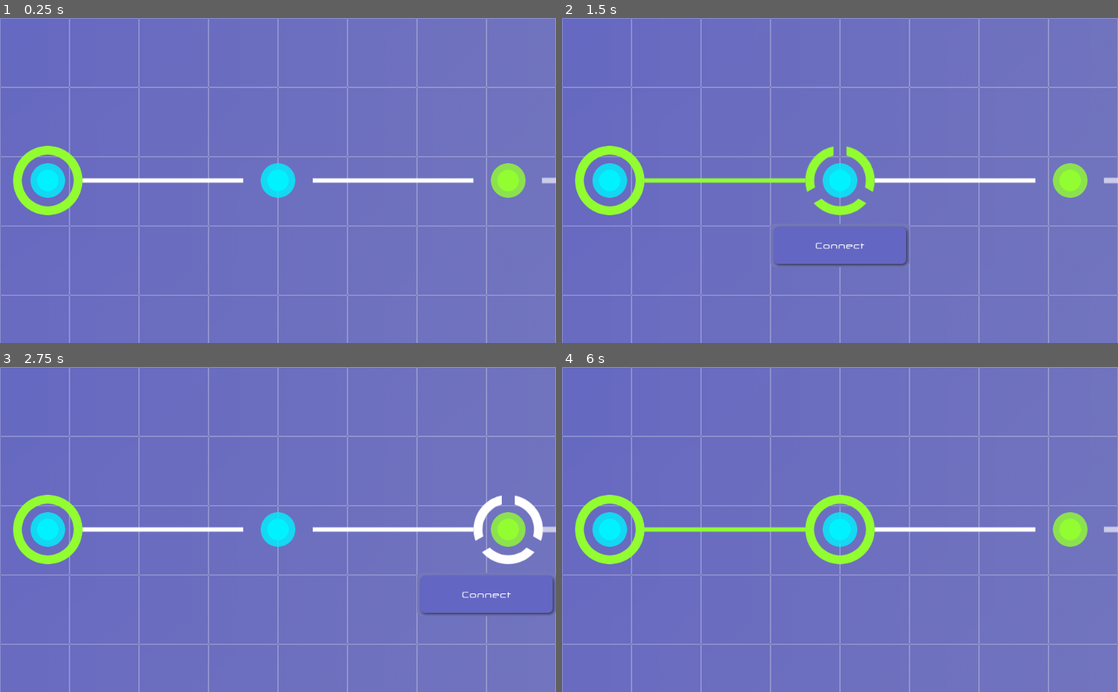
Above: before the commit, frames 1-4 (two rows, left to right).
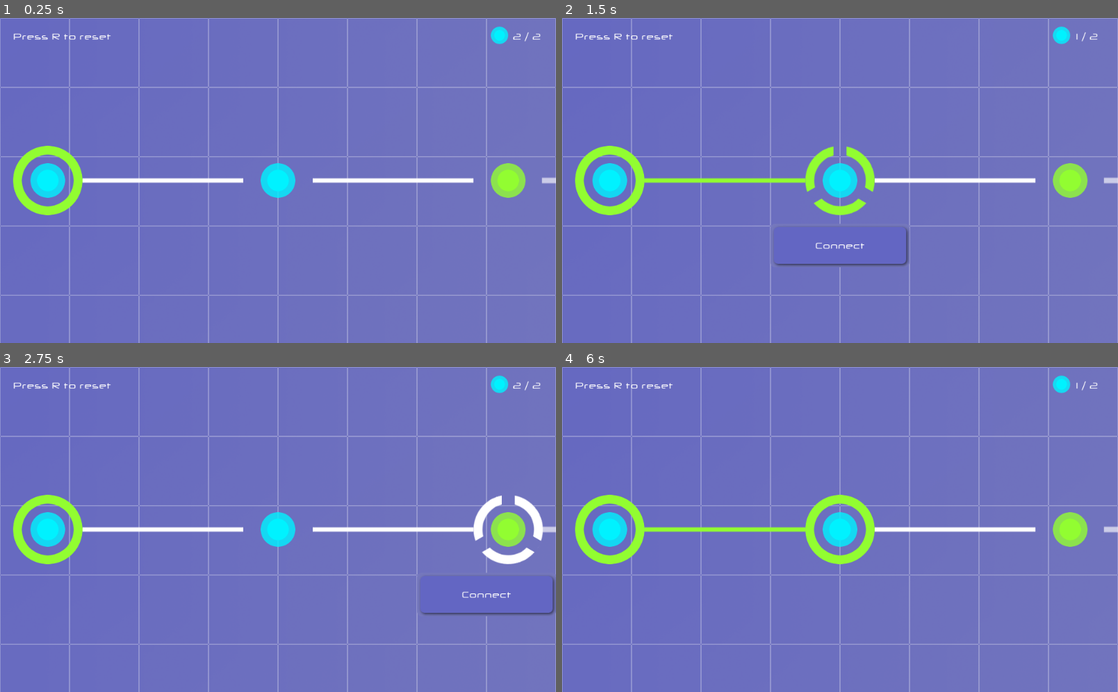
Above: after the commit, the same moments.

Repository: Maaack/Node-Traversal
Game: Godot game, scene res://Scenes/Main.tscn
Same seed, same stepped clock (60 frames per second), same inputs: the game is played once before the commit and once after it.
Inputs (mouse positions are in pixels of both pictures, inside the frame that each line leads up to):
- Up to frame 1 (0.25 s): no input
- Up to frame 2 (1.5 s): tap R (game_reset_action) at 0.5, 1.25 s; move the mouse to (612, 180) at 0.52 s; press the mouse at (612, 180) at 0.53 s; move the mouse to (840, 180) at 1.27 s; release the mouse at (840, 180) at 1.28 s; click (840, 180) at 1.35 s
- Up to frame 3 (2.75 s): tap R (game_reset_action) at 2 s; move the mouse to (505, 529) at 2.02 s; press the mouse at (505, 529) at 2.03 s
- Up to frame 4 (6 s): tap R (game_reset_action) at 2.75, 3.5, 4.25 s; move the mouse to (812, 594) at 2.77 s; release the mouse at (812, 594) at 2.78 s; click (812, 594) at 2.85 s; move the mouse to (1006, 578) at 3.52 s; press the mouse at (1006, 578) at 3.53 s; move the mouse to (673, 480) at 4.27 s; release the mouse at (673, 480) at 4.28 s; click (673, 480) at 4.35 s; move the mouse to (867, 529) at 5.02 s; press the mouse at (867, 529) at 5.03 s; move the mouse to (756, 448) at 5.77 s; release the mouse at (756, 448) at 5.78 s; click (756, 448) at 5.85 s

The runs differ from the first frame. In frame 1, 0.3% of the frame differs, in the area x 2-98%, y 2-9%; in frame 2, 0.3%; in frame 3, 0.3%; in frame 4, 0.3%.

Commit message:
INIT-01: Unlock counter on every level.

Diff:
--- a/Scenes/GameLayer/IntrusionLevels/IntrusionLevel.gd
+++ b/Scenes/GameLayer/IntrusionLevels/IntrusionLevel.gd
@@ -1,3 +1,4 @@
+tool
 extends Node2D
 
 
@@ -7,15 +8,18 @@
 
 onready var camera_node = $Camera2D
 onready var destination_path_node = $DestinationPath
+onready var unlocks_count_node = $ToolsNode/BasicUnlocks/UnlocksCount
 
 export(Vector2) var action_box_position_offset = Vector2(0, 120)
 export(Vector2) var action_box_margin = Vector2(128, 48)
+export(int) var starting_unlocks : int = 2 setget set_starting_unlocks
 
 var action_box_scene = preload("res://Scenes/GameLayer/UIBox/ActionBox/ActionBoxNode.tscn")
 var player_character = preload("res://Scenes/GameLayer/Character/PlayerCharacter.tres")
+var ignore_input : bool = false
 var node_action_box_map = {}
 var highlighted_node
-var ignore_input : bool = false
+var current_unlocks
 
 func _ready():
 	for level_child in get_children():
@@ -28,6 +32,7 @@
 			level_child.connect("mouse_exited", self, "_on_IntrusionNode_mouse_exited")
 			if level_child.is_in_group('DESTINATION'):
 				level_child.connect("destination_reached", self, "_on_DestinationNode_destination_reached")
+	_reset_level()
 
 func _unhandled_input(event):
 	if ignore_input:
@@ -39,7 +44,11 @@
 		if not is_instance_valid(highlighted_node):
 			return
 		if highlighted_node is IntrusionNode:
-			highlighted_node.connect_character(player_character)
+			if current_unlocks > 0:
+				var connected = highlighted_node.connect_character(player_character)
+				if connected:
+					current_unlocks -= 1
+					_update_tool_counts()
 	elif event.is_action_pressed("game_reset_action"):
 		_reset_level()
 
@@ -70,6 +79,17 @@
 			continue
 		if level_child is IntrusionNode:
 			level_child.occupying_character = null
+	current_unlocks = starting_unlocks
+	_update_tool_counts()
+
+func _update_tool_counts():
+	if is_instance_valid(unlocks_count_node):
+		unlocks_count_node.text = "%d / %d" % [current_unlocks, starting_unlocks]
+
+func set_starting_unlocks(value:int):
+	starting_unlocks = value
+	if starting_unlocks != null:
+		_update_tool_counts()
 
 func game_input(event):
 	_handle_input_event(event)
--- a/Scenes/GameLayer/IntrusionLevels/Level_0_0.tscn
+++ b/Scenes/GameLayer/IntrusionLevels/Level_0_0.tscn
@@ -6,15 +6,15 @@
 [ext_resource path="res://Scenes/GameLayer/IntrusionNode/DestinationNode/DestinationNode.tscn" type="PackedScene" id=4]
 [ext_resource path="res://Scenes/GameLayer/IntrusionLevels/IntrusionLevel.gd" type="Script" id=5]
 [ext_resource path="res://Scenes/GameLayer/BasicPath/BasicPath.tscn" type="PackedScene" id=6]
+[ext_resource path="res://Scenes/Themes/StandardFontTheme.tres" type="Theme" id=7]
+[ext_resource path="res://Assets/Originals/NodeCircle.png" type="Texture" id=8]
 
 [node name="Level_0_0" type="Node2D" groups=[
 "LEVEL",
 ]]
 script = ExtResource( 5 )
 
-[node name="StartingNode" parent="." groups=[
-"START",
-] instance=ExtResource( 2 )]
+[node name="StartingNode" parent="." instance=ExtResource( 2 )]
 position = Vector2( 88, 300 )
 
 [node name="OpenNode" parent="." instance=ExtResource( 1 )]
@@ -41,3 +41,45 @@
 [node name="Camera2D" type="Camera2D" parent="."]
 anchor_mode = 0
 current = true
+
+[node name="InstructionsNode" type="Node2D" parent="."]
+position = Vector2( 24, 24 )
+__meta__ = {
+"_edit_group_": true
+}
+
+[node name="ResetInstructions" type="Label" parent="InstructionsNode"]
+margin_right = 181.0
+margin_bottom = 20.0
+theme = ExtResource( 7 )
+text = "Press R to reset"
+__meta__ = {
+"_edit_use_anchors_": false
+}
+
+[node name="ToolsNode" type="Node2D" parent="."]
+position = Vector2( 1000, 24 )
+__meta__ = {
+"_edit_lock_": true
+}
+
+[node name="BasicUnlocks" type="Node2D" parent="ToolsNode"]
+position = Vector2( -80, 8 )
+
+[node name="Sprite" type="Sprite" parent="ToolsNode/BasicUnlocks"]
+modulate = Color( 0, 0.952941, 1, 1 )
+scale = Vector2( 0.5, 0.5 )
+texture = ExtResource( 8 )
+
+[node name="UnlocksCount" type="Label" parent="ToolsNode/BasicUnlocks"]
+margin_left = 24.0
+margin_top = -8.0
+margin_right = 70.0
+margin_bottom = 12.0
+theme = ExtResource( 7 )
+text = "2 / 2"
+align = 1
+valign = 1
+__meta__ = {
+"_edit_use_anchors_": false
+}
--- a/Scenes/GameLayer/IntrusionLevels/Level_0_1.tscn
+++ b/Scenes/GameLayer/IntrusionLevels/Level_0_1.tscn
@@ -5,6 +5,7 @@
 [ext_resource path="res://Scenes/GameLayer/IntrusionLevels/Level_0_0.tscn" type="PackedScene" id=3]
 
 [node name="Level_0_1" instance=ExtResource( 3 )]
+starting_unlocks = 3
 
 [node name="OpenNode" parent="." index="1"]
 position = Vector2( 512, 480 )
@@ -23,3 +24,6 @@
 position = Vector2( 724, 210 )
 target_a_path = NodePath("../OpenNode2")
 target_b_path = NodePath("../DestinationNode")
+
+[node name="UnlocksCount" parent="ToolsNode/BasicUnlocks" index="1"]
+text = "3 / 3"
--- a/Scenes/GameLayer/IntrusionLevels/Level_0_3.tscn
+++ b/Scenes/GameLayer/IntrusionLevels/Level_0_3.tscn
@@ -1,9 +1,20 @@
-[gd_scene load_steps=3 format=2]
+[gd_scene load_steps=4 format=2]
 
 [ext_resource path="res://Scenes/GameLayer/IntrusionLevels/Level_0_2.tscn" type="PackedScene" id=1]
 [ext_resource path="res://Scenes/GameLayer/IntrusionPath/IntrusionPath.tscn" type="PackedScene" id=2]
+[ext_resource path="res://Scenes/GameLayer/IntrusionLevels/IntrusionLevel.gd" type="Script" id=3]
 
-[node name="Level_0_3" instance=ExtResource( 1 )]
+[node name="Level_0_3" groups=[
+"LEVEL",
+] instance=ExtResource( 1 )]
+script = ExtResource( 3 )
+
+[node name="IntrusionPath2" parent="." index="6"]
+target_a_path = NodePath("../StartingNode")
+target_b_path = NodePath("../OpenNode")
+
+[node name="IntrusionPath" parent="." index="7"]
+target_a_path = NodePath("../OpenNode")
 
 [node name="IntrusionPath3" parent="." index="8"]
 position = Vector2( 512, 300 )
--- a/Scenes/GameLayer/IntrusionLevels/Level_0_4.tscn
+++ b/Scenes/GameLayer/IntrusionLevels/Level_0_4.tscn
@@ -5,9 +5,13 @@
 [ext_resource path="res://Scenes/GameLayer/IntrusionPath/IntrusionPath.tscn" type="PackedScene" id=3]
 
 [node name="Level_0_4" instance=ExtResource( 1 )]
+starting_unlocks = 4
 
 [node name="OpenNode5" parent="." index="5" instance=ExtResource( 2 )]
 position = Vector2( 512, 300 )
+
+[node name="IntrusionPath" parent="." index="8"]
+target_b_path = NodePath("../OpenNode2")
 
 [node name="IntrusionPath3" parent="." index="9"]
 position = Vector2( 512, 136 )
@@ -27,3 +31,6 @@
 position = Vector2( 724, 300 )
 target_a_path = NodePath("../OpenNode5")
 target_b_path = NodePath("../DestinationNode")
+
+[node name="UnlocksCount" parent="ToolsNode/BasicUnlocks" index="1"]
+text = "4 / 4"
--- a/Scenes/GameLayer/IntrusionLevels/Level_0_5.tscn
+++ b/Scenes/GameLayer/IntrusionLevels/Level_0_5.tscn
@@ -1,9 +1,11 @@
-[gd_scene load_steps=3 format=2]
+[gd_scene load_steps=4 format=2]
 
 [ext_resource path="res://Scenes/GameLayer/IntrusionLevels/Level_0_4.tscn" type="PackedScene" id=1]
 [ext_resource path="res://Scenes/GameLayer/IntrusionPath/IntrusionPath.tscn" type="PackedScene" id=2]
+[ext_resource path="res://Scenes/Themes/StandardFontTheme.tres" type="Theme" id=3]
 
 [node name="Level_0_5" instance=ExtResource( 1 )]
+starting_unlocks = 3
 
 [node name="IntrusionPath2" parent="." index="7"]
 position = Vector2( 512, 464 )
@@ -36,3 +38,13 @@
 position = Vector2( 428, 218 )
 target_a_path = NodePath("../OpenNode3")
 target_b_path = NodePath("../OpenNode5")
+
+[node name="UnlocksCount" parent="ToolsNode/BasicUnlocks" index="1"]
+margin_left = 24.0
+margin_top = -8.0
+margin_right = 70.0
+margin_bottom = 12.0
+theme = ExtResource( 3 )
+text = "3 / 3"
+align = 1
+valign = 1
--- a/Scenes/GameLayer/IntrusionLevels/Level_0_6.tscn
+++ b/Scenes/GameLayer/IntrusionLevels/Level_0_6.tscn
@@ -1,10 +1,14 @@
-[gd_scene load_steps=4 format=2]
+[gd_scene load_steps=5 format=2]
 
 [ext_resource path="res://Scenes/GameLayer/IntrusionLevels/Level_0_5.tscn" type="PackedScene" id=1]
 [ext_resource path="res://Scenes/GameLayer/IntrusionNode/OpenNode/OpenNode.tscn" type="PackedScene" id=2]
 [ext_resource path="res://Scenes/GameLayer/IntrusionPath/IntrusionPath.tscn" type="PackedScene" id=3]
+[ext_resource path="res://Scenes/GameLayer/IntrusionLevels/IntrusionLevel.gd" type="Script" id=5]
 
-[node name="Level_0_6" instance=ExtResource( 1 )]
+[node name="Level_0_6" groups=[
+"LEVEL",
+] instance=ExtResource( 1 )]
+script = ExtResource( 5 )
 
 [node name="OpenNode5" parent="." index="5"]
 position = Vector2( 344, 300 )
@@ -26,6 +30,7 @@
 
 [node name="IntrusionPath6" parent="." index="13"]
 position = Vector2( 808, 218 )
+target_a_path = NodePath("../OpenNode4")
 target_b_path = NodePath("../DestinationNode")
 
 [node name="IntrusionPath7" parent="." index="14"]
@@ -41,3 +46,10 @@
 position = Vector2( 512, 380 )
 target_a_path = NodePath("../OpenNode")
 target_b_path = NodePath("../OpenNode6")
+
+[node name="Camera2D" parent="." index="18"]
+anchor_mode = 0
+current = true
+
+[node name="UnlocksCount" parent="ToolsNode/BasicUnlocks" index="1"]
+text = "3 / 3"
--- a/Scenes/GameLayer/IntrusionNode/IntrusionNode.gd
+++ b/Scenes/GameLayer/IntrusionNode/IntrusionNode.gd
@@ -48,9 +48,11 @@
 func is_occupied() -> bool:
 	return is_instance_valid(occupying_character)
 
-func connect_character(character:IntrusionCharacter):
+func connect_character(character:IntrusionCharacter) -> bool :
 	if can_connect_character(character):
 		set_occupying_character(character)
+		return true
+	return false
 
 func can_connect_character(character:IntrusionCharacter):
 	for connected_node in connected_nodes:
--- a/Scenes/GameLayer/IntrusionNode/StartingNode/StartingNode.tscn
+++ b/Scenes/GameLayer/IntrusionNode/StartingNode/StartingNode.tscn
@@ -3,7 +3,9 @@
 [ext_resource path="res://Scenes/GameLayer/IntrusionNode/IntrusionNode.tscn" type="PackedScene" id=1]
 [ext_resource path="res://Scenes/GameLayer/Character/PlayerCharacter.tres" type="Resource" id=2]
 
-[node name="StartingNode" instance=ExtResource( 1 )]
+[node name="StartingNode" groups=[
+"START",
+] instance=ExtResource( 1 )]
 occupying_character = ExtResource( 2 )
 
 [node name="Center" parent="." index="0"]
Not shown: 1 places in Scenes/GameLayer/IntrusionLevels/Level_0_0.tscn that only renumber resources
